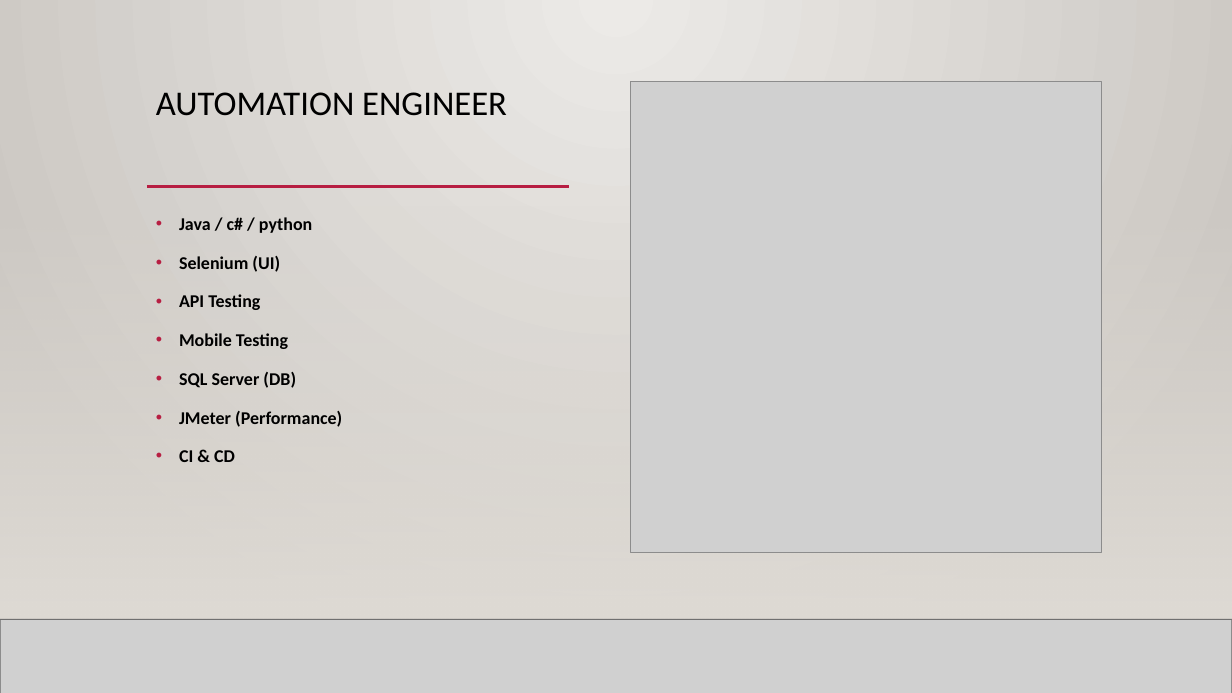
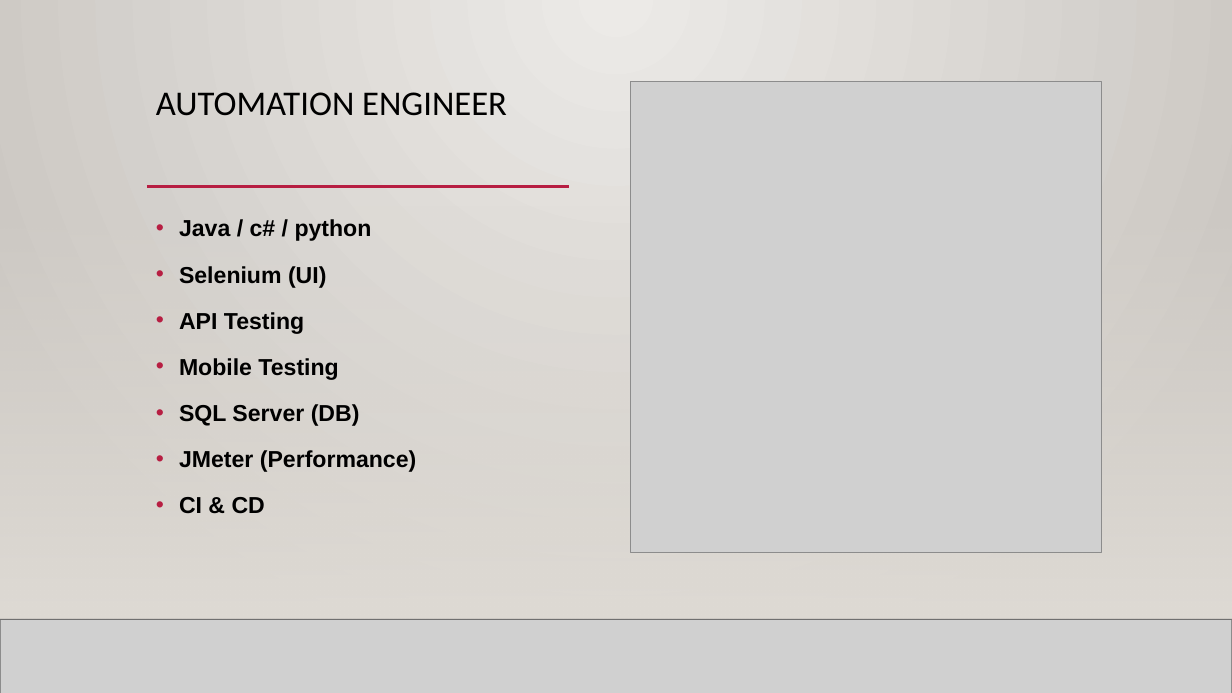
Before and after one commit to PittalaSrikanth/MyClassDoc, a slide deck: slide 5 of Automation Engineer.pptx. Drawn at 1232x693 pixels with LibreOffice and Linux fonts; fonts in the diff are those of the drawing; grey boxes stand for pictures; background and template pictures are left out. Boxes give left, top, right and bottom in pixels: in the first picture for what was removed or moved away, otherwise in the second. Text is boxed around its words. In the diff, an @@ line names an element or a change of style, - is before the commit and + after.

```diff
--- a/Automation Engineer.pptx
+++ b/Automation Engineer.pptx
@@ text "Java / c# / python" at (179,219,417,514): size 14 to 18 pt, font Calibri to Arial @@
```
Also in this commit, not shown: 2 other slides changed.
